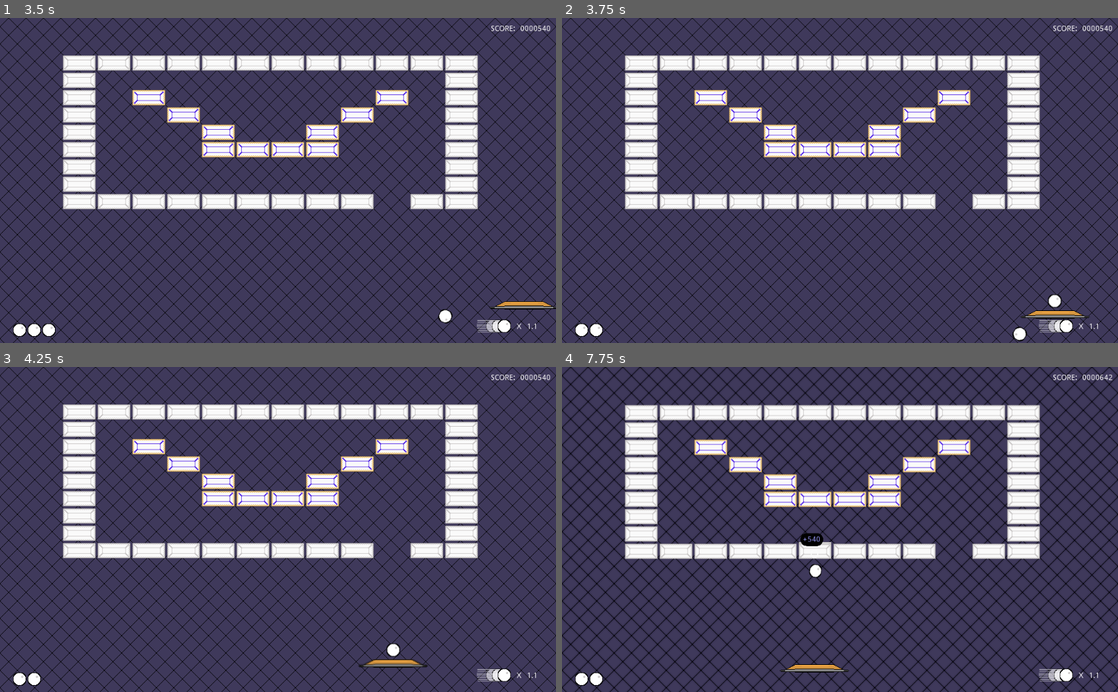
Above: before the commit, frames 1-4 (two rows, left to right).
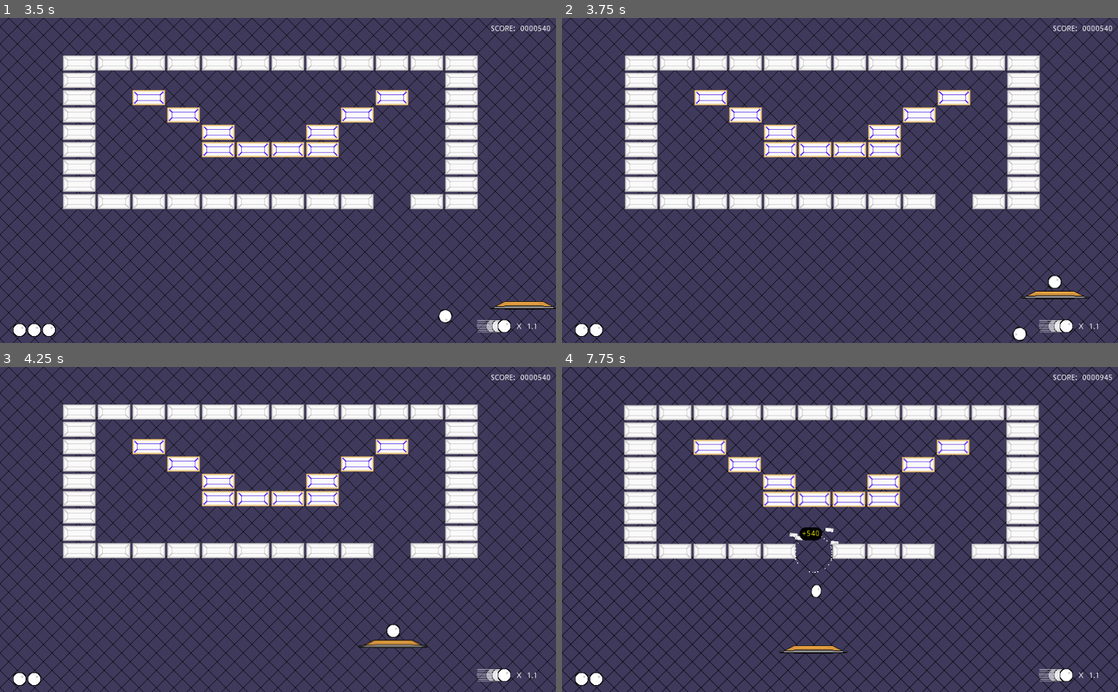
Above: after the commit, the same moments.

Repository: Anatolij-Grigorjev/Breakout4Godot
Game: Godot game, scene res://BreakoutGame.tscn
Same seed, same stepped clock (60 frames per second), same inputs: the game is played once before the commit and once after it.
Inputs (mouse positions are in pixels of both pictures, inside the frame that each line leads up to):
- Up to frame 1 (3.5 s): tap Enter (ui_accept) at 0.5, 0.77 s; move the mouse to (400, 164) at 0.52 s; hold Right (paddle_right) 0.53-1.25 s; tap Space (paddle_launch_ball) at 0.6 s; click (400, 164) at 0.67 s; drag from (166, 196) to (250, 245) at 1.27 s; move the mouse to (333, 109) at 2.02 s; hold Right (paddle_right) 2.03-2.75 s; tap Ctrl at 2.1 s; drag from (250, 245) to (111, 131) at 2.77 s
- Up to frame 2 (3.75 s): move the mouse to (1006, 229) at 3.52 s; hold Left (paddle_left) from 3.53 s (still down); tap Space (paddle_launch_ball) at 3.6 s
- Up to frame 3 (4.25 s): keep holding Left (paddle_left); tap Enter (ui_accept) at 3.77 s
- Up to frame 4 (7.75 s): release Left (paddle_left) at 4.25 s; drag from (673, 480) to (756, 448) at 4.27 s; tap Enter (ui_accept) at 5, 6.5, 6.77 s; move the mouse to (867, 529) at 5.02 s; hold Left (paddle_left) 5.03-5.75 s; tap Ctrl at 5.1 s; click (867, 529) at 5.17 s; drag from (756, 448) to (728, 545) at 5.77 s; move the mouse to (962, 513) at 6.52 s; hold Up (paddle_ball_speedup) 6.53-7.25 s; tap Space (paddle_launch_ball) at 6.6 s; drag from (728, 545) to (812, 594) at 7.27 s

Frame 1 is identical in both runs. In frame 2, 0.6% of the frame differs, in the area x 82-95%, y 79-93%; in frame 3, 0.6%; in frame 4, 3.8%, in the area x 11-99%, y 2-95%.

Commit message:
fix padddle with balls being too low

Diff:
--- a/game/BreakoutGame.gd
+++ b/game/BreakoutGame.gd
@@ -23,6 +23,7 @@
 var currentScore := 0
 
 var stageFinished = false
+var paddle_starting_y: float = 0.0
 
 
 # Called when the node enters the scene tree for the first time.
@@ -40,6 +41,7 @@
 	paddle.connect("ball_speedup_started", self, "_on_paddle_ball_speedup_started")
 	paddle.connect("ball_speedup_ended", self, "_on_paddle_ball_speedup_ended")
 	paddle.connect("request_launch_ball", self, "_on_paddle_new_ball_requested")
+	paddle_starting_y = paddle.position.y
 
 
 func _process(delta):
@@ -72,6 +74,7 @@
 	livesCounter.numExtraBalls -= 1
 	var new_ball = _create_new_ball()
 	paddle.attach_ball(new_ball)
+	paddle.position.y = paddle_starting_y
 
 
 
--- a/game/paddle/Paddle.gd
+++ b/game/paddle/Paddle.gd
@@ -43,6 +43,7 @@
 	sprite_material = $Sprite.material
 	cooldownTimer.wait_time = ball_speedup_cooldown
 	cooldownTimer.connect("timeout", self, "_on_speedup_cooldown_done")
+	tween.connect("tween_all_completed", self, "_ball_bounce_done")
 
 
 func disable_control():
@@ -146,15 +147,21 @@
 		ballRef.global_position = Vector2(global_position.x, global_position.y - 10)
 
 
+func _ball_bounce_done():
+	#reset sprite position fully after all bouncing done
+	$Sprite.position = Vector2.ZERO
+
+
 func _prepare_and_run_bounce_reaction_tweens(ball_speed_coef: float):
 	tween.stop_all()
 	tween.remove_all()
 	var bounce_travel = base_ball_recoil * ball_speed_coef
 	var future_position = $Sprite.position + Vector2(0, bounce_travel)
+	var bounce_down_travel_time = 0.4
 	tween.interpolate_property(
 		$Sprite, 'position',
 		null, future_position,
-		0.4,
+		bounce_down_travel_time,
 		Tween.TRANS_QUAD, Tween.EASE_OUT
 	)
 	tween.interpolate_property(
@@ -162,6 +169,6 @@
 		future_position, Vector2.ZERO,
 		0.3,
 		Tween.TRANS_QUAD, Tween.EASE_IN,
-		0.4
+		bounce_down_travel_time
 	)
 	tween.start()
